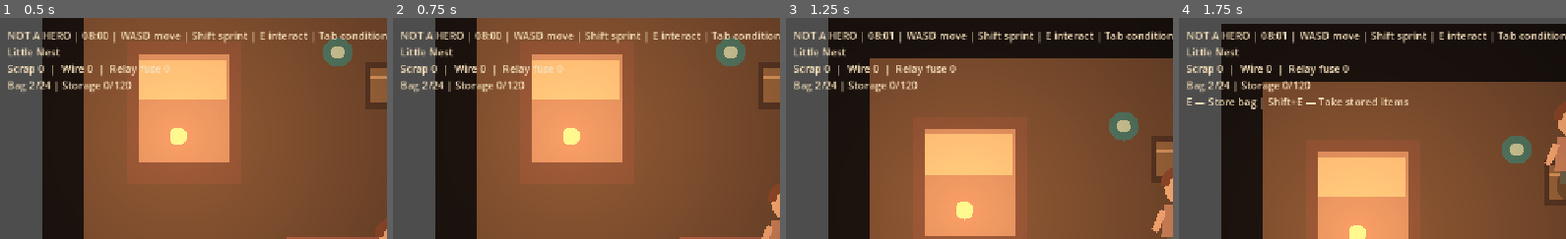
Above: before the commit, frames 1-4 (left to right).
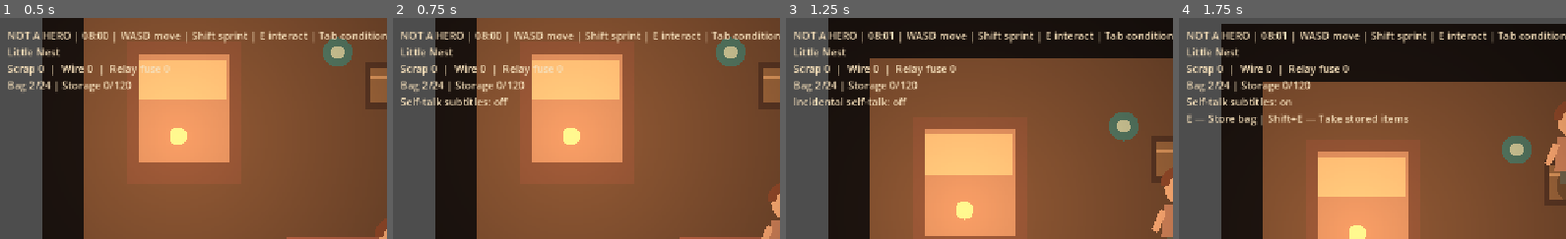
Above: after the commit, the same moments.

Repository: MohamedXIV/not-a-hero
Game: Godot game, scene res://scenes/main.tscn
Two runs of this game, one before a commit and one after it. Both use one fixed random seed, a clock stepped at 60 frames per second and the inputs below.
Inputs (mouse positions are % of the whole screen's width and height, from its top left):
- Up to frame 1 (0.5 s): no input
- Up to frame 2 (0.75 s): tap Enter at 0.5 s; move the mouse to (45, 70) at 0.52 s; hold W (move_up) from 0.53 s (still down); tap B (subtitle_toggle, bound only after the commit) at 0.6 s; click (45, 70) at 0.67 s
- Up to frame 3 (1.25 s): keep holding W (move_up); tap V (voice_toggle, bound only after the commit) at 0.8 s
- Up to frame 4 (1.75 s): keep holding W (move_up); move the mouse to (81, 65) at 1.27 s; tap V (voice_toggle, bound only after the commit) at 1.35 s; tap B (subtitle_toggle, bound only after the commit) at 1.55 s
The pictures show only the part of the screen within x 0-50%, y 0-50%; the shares and areas given below are measured in that part.

Frame 1 is identical in both runs. In frame 2, 0.5% of the frame differs, in the area x 2-30%, y 36-40%; in frame 3, 0.6%; in frame 4, 2.1%, in the area x 2-60%, y 36-49%.

Commit message:
feat(godot): V incidental-voice and B subtitle accessibility controls

Diff:
--- a/godot/scripts/core/input_bindings.gd
+++ b/godot/scripts/core/input_bindings.gd
@@ -12,6 +12,8 @@
     _ensure_key(&"quick_save", KEY_F6)
     _ensure_key(&"status_panel", KEY_TAB)
     _ensure_key(&"field_dressing", KEY_F)
+    _ensure_key(&"voice_toggle", KEY_V)
+    _ensure_key(&"subtitle_toggle", KEY_B)
     _ensure_key(&"weapon_pistol", KEY_1)
     _ensure_key(&"weapon_rifle", KEY_2)
     _ensure_key(&"reload", KEY_R)
